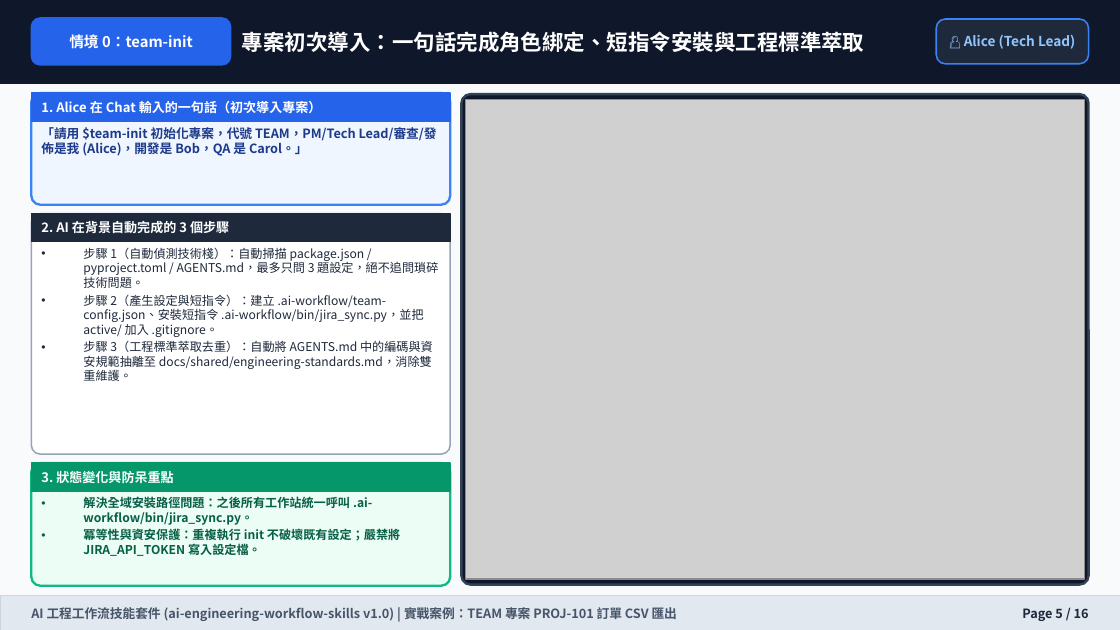
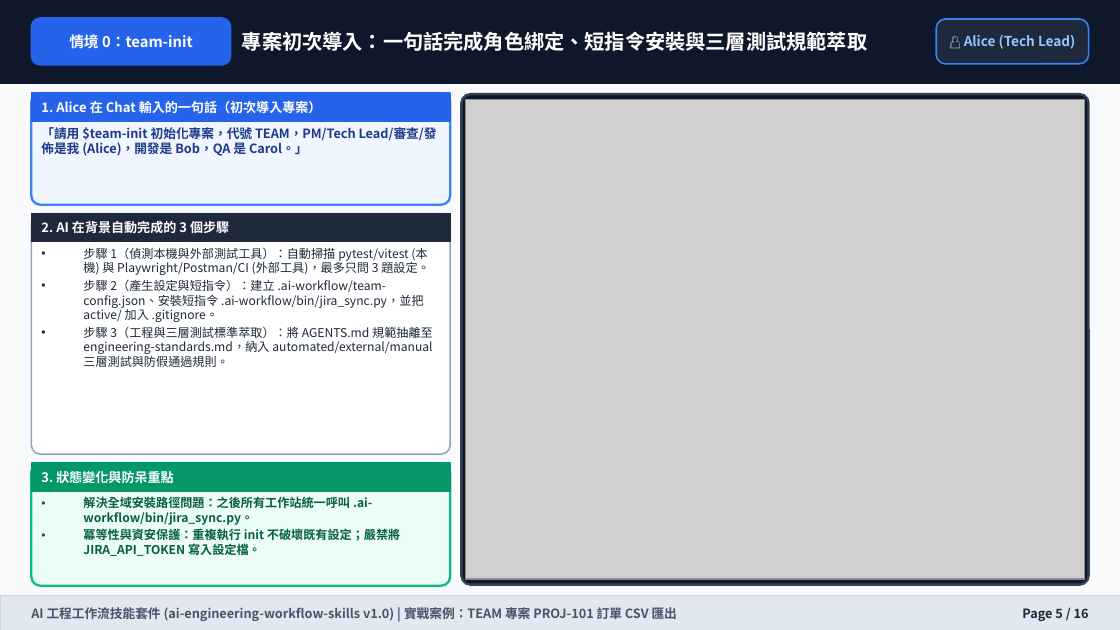
Before and after one commit to wilsonliu123/ai-engineering-workflow-skills, a slide deck: slide 5 of docs/training-manual.pptx. Drawn at 1120x630 pixels with LibreOffice and Linux fonts; fonts in the diff are those of the drawing; grey boxes stand for pictures. Boxes give left, top, right and bottom in pixels: in the first picture for what was removed or moved away, otherwise in the second. Text is boxed around its words. In the diff, an @@ line names an element or a change of style, - is before the commit and + after.

Commit message:
docs(manual,ppt): update training manual and 16-slide PPT for scale-aware spec/dev and 3-tier QA

```diff
--- a/docs/training-manual.pptx
+++ b/docs/training-manual.pptx
@@ text at (x1=242, y1=31, x2=867, y2=51): text changed; size 13.8 to 13 pt @@
-專案初次導入：一句話完成角色綁定、短指令安裝與工程標準萃取
+專案初次導入：一句話完成角色綁定、短指令安裝與三層測試規範萃取
@@ text at (x1=83, y1=247, x2=429, y2=275): text changed @@
-• 步驟 1（自動偵測技術棧）：自動掃描 package.json / pyproject.toml / AGENTS.md，最多只問 3 題設定，絕不追問瑣碎技術問題。
+• 步驟 1（偵測本機與外部測試工具）：自動掃描 pytest/vitest (本機) 與 Playwright/Postman/CI (外部工具)，最多只問 3 題設定。
@@ text at (x1=83, y1=326, x2=433, y2=367): text changed @@
-• 步驟 3（工程標準萃取去重）：自動將 AGENTS.md 中的編碼與資安規範抽離至 docs/shared/engineering-standards.md，消除雙重維護。
+• 步驟 3（工程與三層測試標準萃取）：將 AGENTS.md 規範抽離至 engineering-standards.md，納入 automated/external/manual 三層測試與防假通過規則。
```
Also in this commit, not shown: 11 other slides changed, 15 other files.
